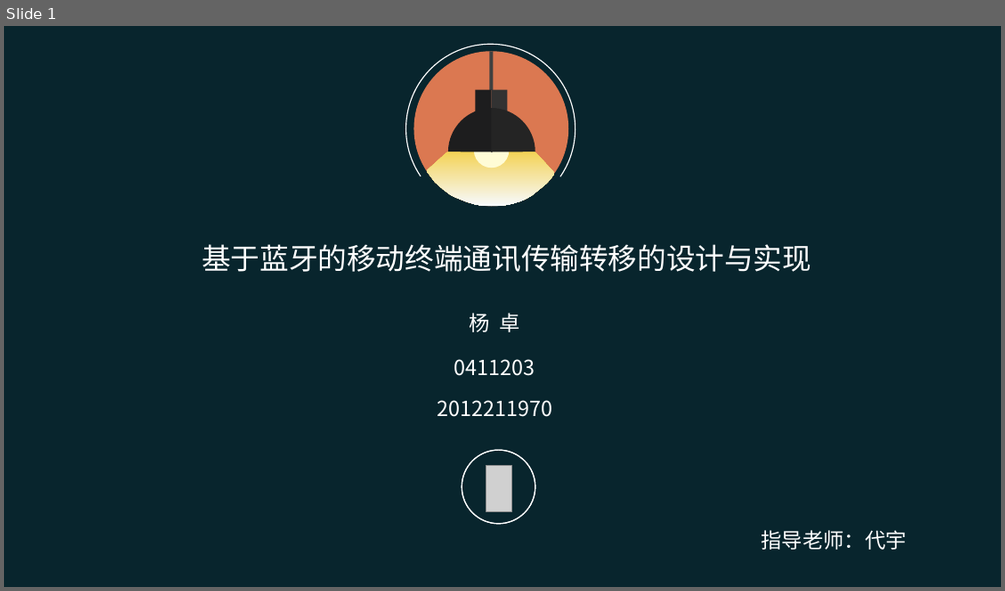
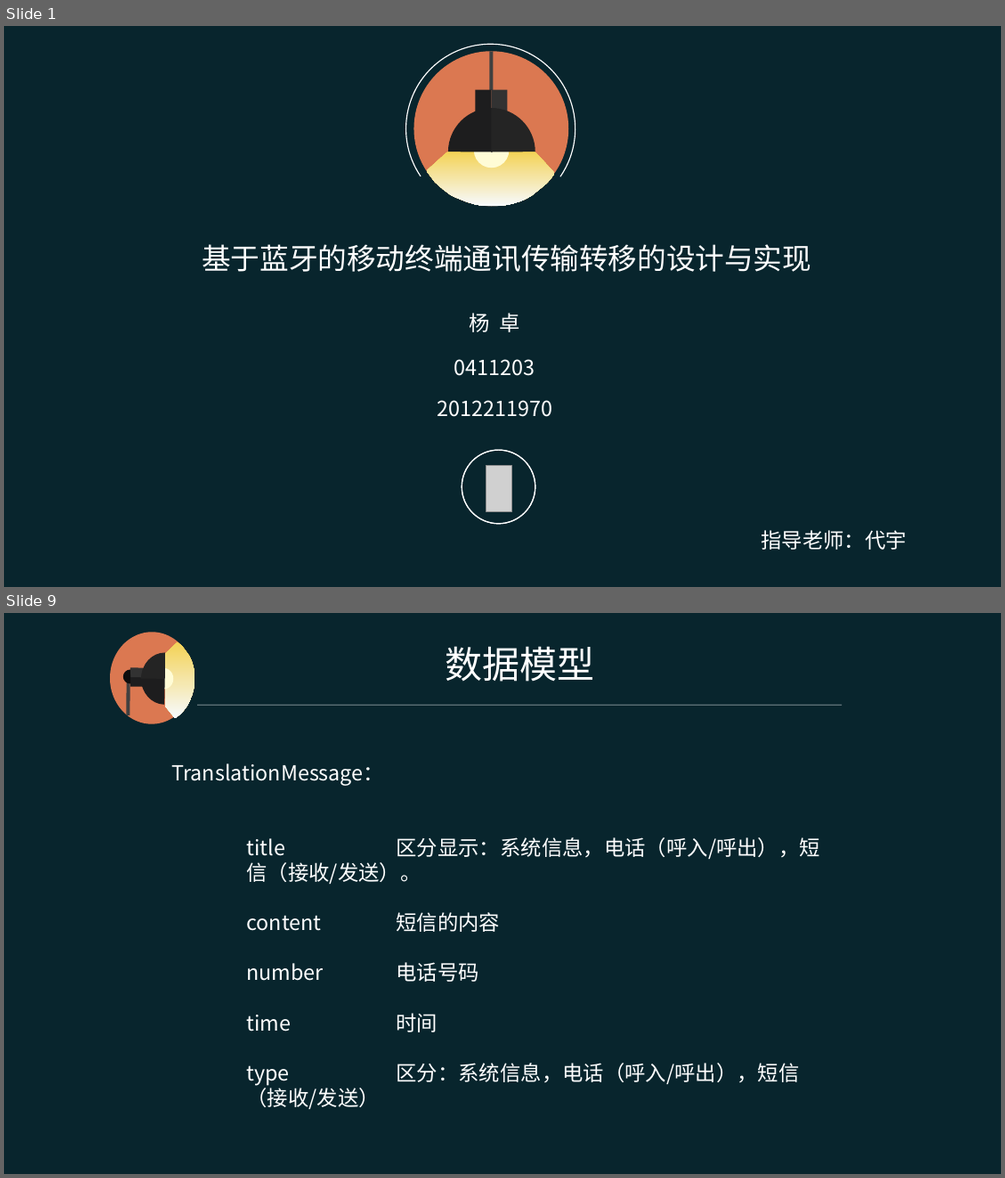
Before and after one commit to YoungDroid/BluetoothTranslation, a slide deck: 1-49.ppt. Shown one above the other, each under a label of ours: slide 1 before the commit, slides 1 and 9 after it; the slides between them are not shown. The pictures are 1005x591 and 1005x1178 pixels, drawn with LibreOffice and Linux fonts; fonts in the diff are those of the drawing; grey boxes stand for pictures. Boxes give left, top, right and bottom in pixels: in the first picture for what was removed or moved away, otherwise in the second. Text is boxed around its words. In the diff, an @@ line names an element or a change of style, - is before the commit and + after.

```diff
--- a/1-49.ppt
+++ b/1-49.ppt
@@ slide 9 added at (4,613,1001,1174), background #08252D @@
@@ group added at (109,632,841,724): 5 freeform shapes, 2 lines, 2 rectangles, 1 text, 1 ellipse @@
+数据模型
@@ text added at (171,763,820,1109), 20 pt, text #FFFFFF @@
+TranslationMessage：
+title 区分显示：系统信息，电话（呼入/呼出），短 信（接收/发送）。
+content 短信的内容
+number 电话号码
+time 时间
+type 区分：系统信息，电话（呼入/呼出），短信 （接收/发送）
```
Also in this commit, not shown: 3 slides changed, 6 other slides added, 2 slides removed.
